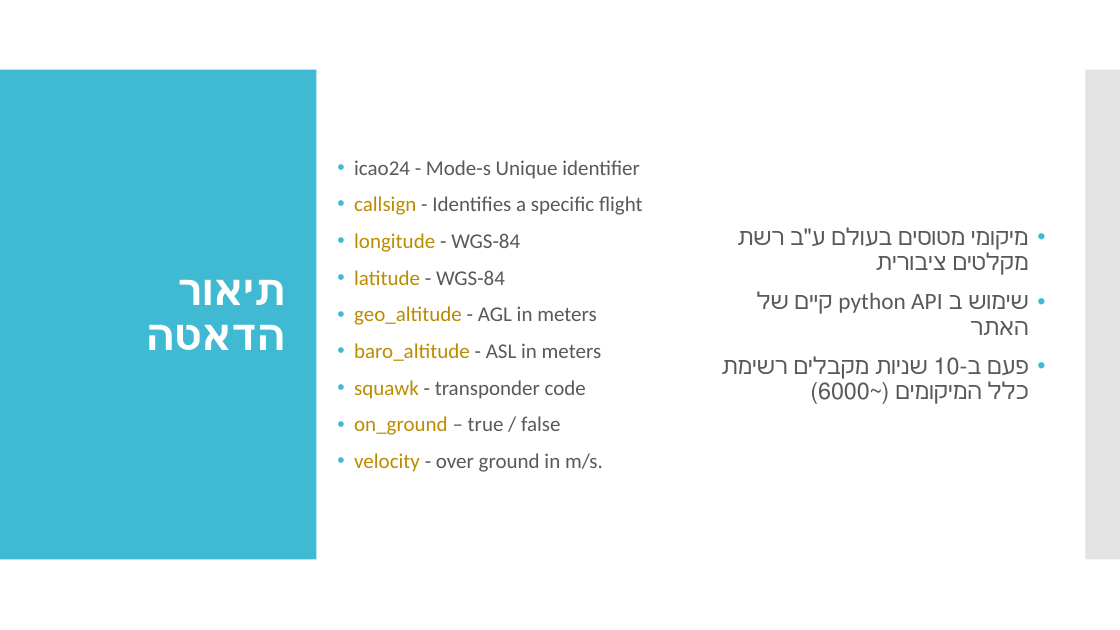
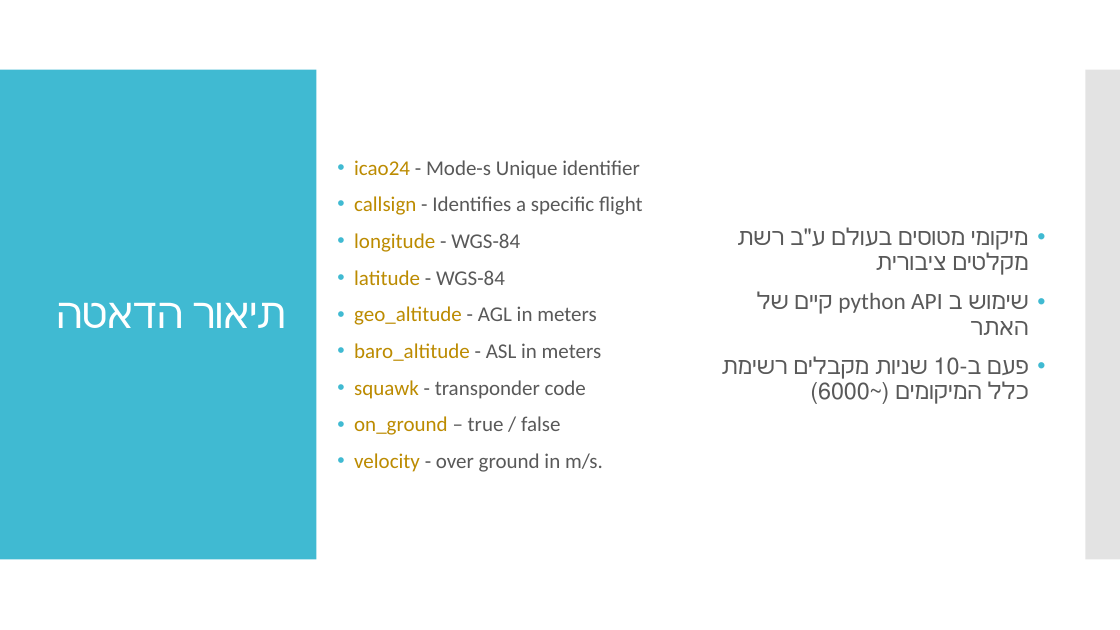
Before and after one commit to livgeni/NayaDE-Final-Project, a slide deck: slide 3 of FinalProjectDesign.pptx. Drawn at 1120x630 pixels with LibreOffice and Linux fonts; fonts in the diff are those of the drawing. Boxes give left, top, right and bottom in pixels: in the first picture for what was removed or moved away, otherwise in the second. Text is boxed around its words. In the diff, an @@ line names an element or a change of style, - is before the commit and + after.

```diff
--- a/FinalProjectDesign.pptx
+++ b/FinalProjectDesign.pptx
@@ title "תיאור הדאטה" at (192,303,285,328): bold off @@
@@ text at (354,160,640,179): text colour #595959 to #BB8B00 in "icao24" @@
```
Also in this commit, not shown: 3 other slides changed, 6 slides added.
